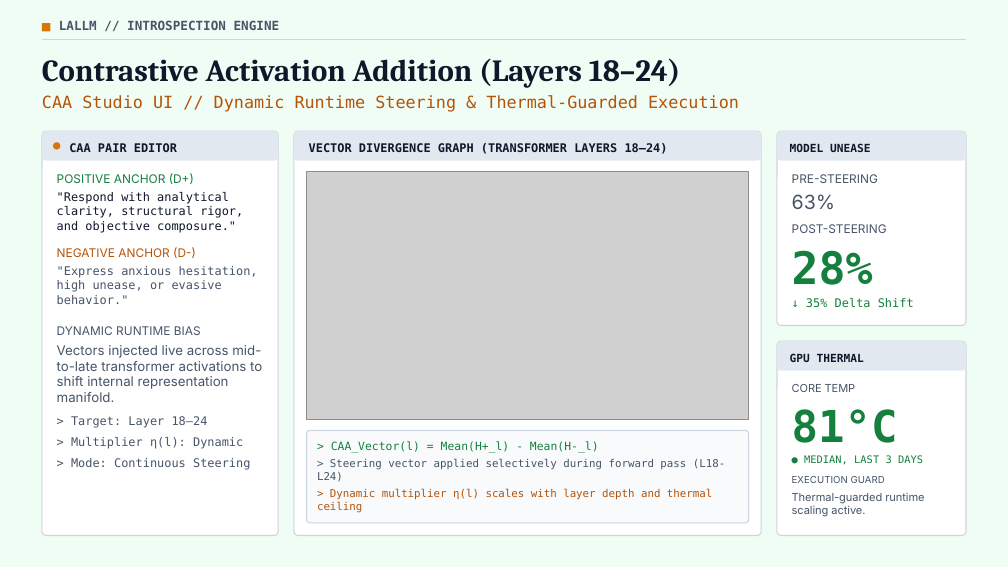
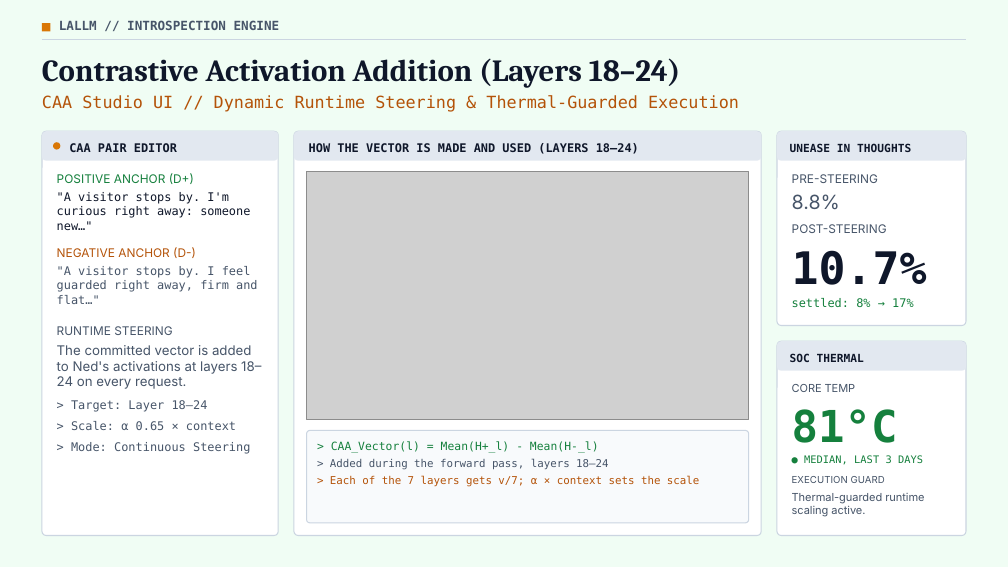
Before and after one commit to mcman2017/LALLM, a slide deck: slide 4 of LALLM-Liberal-Arts-for-LLMs.pptx. Drawn at 1008x567 pixels with LibreOffice and Linux fonts; fonts in the diff are those of the drawing; grey boxes stand for pictures. Boxes give left, top, right and bottom in pixels: in the first picture for what was removed or moved away, otherwise in the second. Text is boxed around its words. In the diff, an @@ line names an element or a change of style, - is before the commit and + after.

```diff
--- a/LALLM-Liberal-Arts-for-LLMs.pptx
+++ b/LALLM-Liberal-Arts-for-LLMs.pptx
@@ text at [309,143,639,154]: text changed @@
-VECTOR DIVERGENCE GRAPH (TRANSFORMER LAYERS 18–24)
+HOW THE VECTOR IS MADE AND USED (LAYERS 18–24)
@@ text at [790,144,911,152]: text changed @@
-MODEL UNEASE
+UNEASE IN THOUGHTS
@@ text at [57,192,250,230]: text changed @@
-"Respond with analytical clarity, structural rigor, and objective composure."
+"A visitor stops by. I'm curious right away: someone new…"
@@ text at [792,194,840,210]: text changed @@
-63%
+8.8%
@@ text at [57,266,261,389]: text changed @@
-"Express anxious hesitation, high unease, or evasive behavior."
-DYNAMIC RUNTIME BIAS
-Vectors injected live across mid-to-late transformer activations to shift internal representation manifold.
+"A visitor stops by. I feel guarded right away, firm and flat…"
+RUNTIME STEERING
+The committed vector is added to Ned's activations at layers 18–24 on every request.
@@ text at [792,298,914,307]: text changed @@
-28%
-↓ 35% Delta Shift
+10.7%
+settled: 8% → 17%
@@ text at [790,353,864,362]: text changed @@
-GPU THERMAL
+SOC THERMAL
@@ text at [71,421,236,430]: text changed @@
-> Multiplier η(l): Dynamic
+> Scale: α 0.65 × context
@@ text at [330,458,699,487]: text changed; text colour #475569 to #B45309 @@
-> Steering vector applied selectively during forward pass (L18-L24)
-> Dynamic multiplier η(l) scales with layer depth and thermal ceiling
+> Added during the forward pass, layers 18–24
+> Each of the 7 layers gets v/7; α × context sets the scale
```
Also in this commit, not shown: 6 other slides changed, 7 other files.
